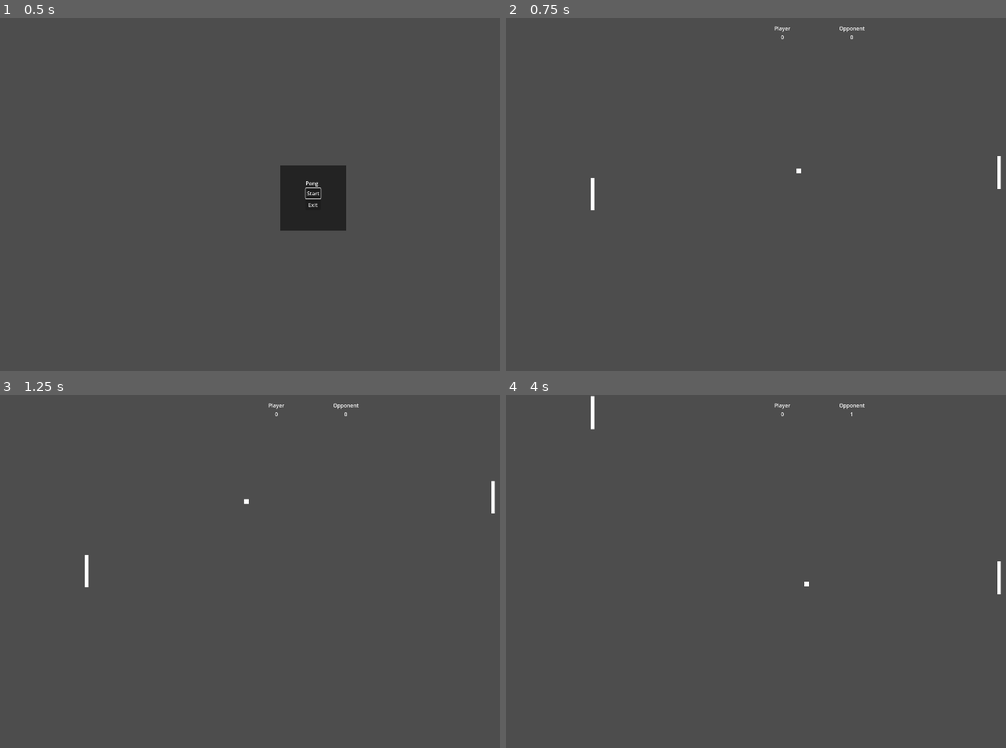
Above: before the commit, frames 1-4 (two rows, left to right).
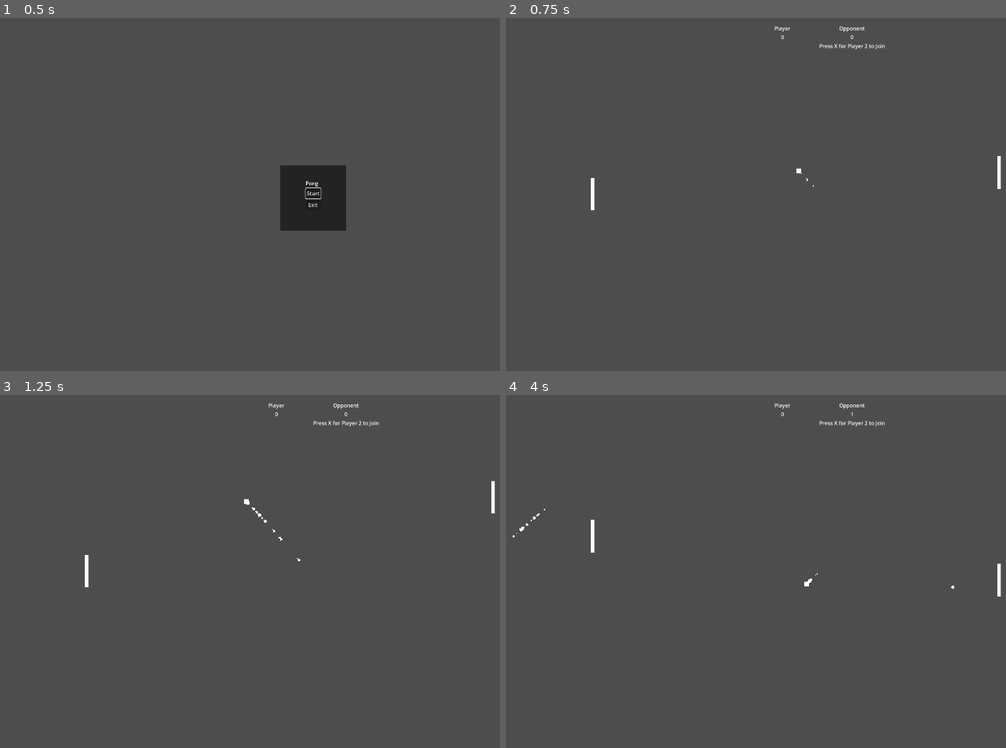
Above: after the commit, the same moments.

Repository: PenguinKilla62/gd-pong-2d
Game: Godot game, scene res://main.tscn
Two runs of this game, one before a commit and one after it. Both use one fixed random seed, a clock stepped at 60 frames per second and the inputs below.
Inputs:
- Up to frame 1 (0.5 s): no input
- Up to frame 2 (0.75 s): click "Start" at 0.5 s
- Up to frame 3 (1.25 s): no input
- Up to frame 4 (4 s): tap X at 1.25, 3.5 s; hold Up (up) 1.28-2.03 s; hold T (p2_add, bound only after the commit) 1.28-2.03 s; tap K (p2_down, bound only after the commit) at 1.55, 2.1, 3.8 s; hold Down (down) 2.03-2.78 s; tap I (p2_up, bound only after the commit) at 2.3, 2.85 s; tap Space (confirm) at 2.75, 3.6 s; hold T (p2_add, bound only after the commit) 2.78-3.53 s; hold Up (up) from 2.78 s (still down)

Frame 1 is identical in both runs. In frame 2, 0.1% of the frame differs, in the area x 59-76%, y 4-48%; in frame 3, 0.1%; in frame 4, 0.3%, in the area x 1-100%, y 0-58%.

Commit message:
add player 2, particles, and audio
- includes pause

Diff:
--- a/gd-pong-2d/ball.gd
+++ b/gd-pong-2d/ball.gd
@@ -5,8 +5,24 @@
 @export var pauseMovement = false
 var currentSpeed = speed
 
+var og_player_position = Vector2(1,1)
+var og_opponent_position = Vector2(1,1)
+
+var inputPause = false
+
+var playerOpponentBounces = 0
+
 func _ready():
 	velocity = Vector2(-200, -200).normalized() * speed
+	og_player_position = $"../Player".position
+	og_opponent_position = $"../Opponent".position
+
+func reset_positions():
+	$"../Player".position = og_player_position
+	$"../Opponent".position = og_opponent_position
+
+	position.x = 960
+	position.y = 540
 
 func set_pause_movements(isPaused):
 	$"../Player".pauseMovement = isPaused
@@ -27,11 +43,35 @@
 		set_pause_movements(true)
 		$"../CanvasLayer/GameOverControl".show()
 
+func _input(inputEvent : InputEvent):
+	if inputEvent.is_action_pressed("p2_add"):
+		$"../Opponent".isPlayer2 = !$"../Opponent".isPlayer2
+		$"../CanvasLayer/VBoxContainer/Player2Join".visible = !$"../Opponent".isPlayer2
+
+	elif inputEvent.is_action_pressed("pause"):
+		inputPause = !inputPause
+		set_pause_movements(inputPause)
+
+func playerOpponentBounce():
+	playerOpponentBounces += 1
+	var subColorVal = 255 - (playerOpponentBounces * 15)
+	if subColorVal < 0:
+		subColorVal = 0
+	$"Sprite2D".modulate = Color.from_rgba8(255, subColorVal, subColorVal, 255)
+	$"GPUParticles2D".modulate = Color.from_rgba8(255, subColorVal, subColorVal, 255)
+
+func resetColor():
+	$"Sprite2D".modulate = Color(1,1,1,1)
+	$"GPUParticles2D".modulate = Color(1,1,1,1)
+	playerOpponentBounces = 0
+
+
 func _physics_process(delta: float):
 	var collision = false
 	if pauseMovement == false:
 		collision = move_and_collide(velocity * delta)
 	if collision:
+		$"Hit".play(0.0)
 		var name : String = collision.get_collider().name
 		if name.contains("left_wall"):
 			var divideBy = currentSpeed / speed
@@ -42,8 +82,7 @@
 			labelNum += 1
 			$"../CanvasLayer/VBoxContainer/OpponentScoreLabelNum".text = str(labelNum)
 
-			position.x = 960
-			position.y = 540
+			reset_positions()
 			velocity = Vector2(200, 200).normalized() * speed
 		elif name.contains("right_wall"):
 			var divideBy = currentSpeed / speed
@@ -54,15 +93,18 @@
 			labelNum += 1
 			$"../CanvasLayer/VBoxContainer2/PlayerScoreLabelNum".text = str(labelNum)
 
-			position.x = 960
-			position.y = 540
+			reset_positions()
 			velocity = Vector2(-200, -200).normalized() * speed
-		elif name.contains("Player"):
+		elif name.contains("Player") || name.contains("Opponent"):
 			currentSpeed = currentSpeed * increaseSpeedAmount
 			velocity = velocity * increaseSpeedAmount
+			playerOpponentBounce()
 
 		if name.contains("left_wall") or name.contains("right_wall"):
 			check_game_over()
+			resetColor()
+
+
 
 
 		velocity = velocity.bounce(collision.get_normal())
--- a/gd-pong-2d/main.tscn
+++ b/gd-pong-2d/main.tscn
@@ -9,6 +9,8 @@
 [ext_resource type="Script" uid="uid://dsbgcw43vm88s" path="res://start_game_control.gd" id="4_272bh"]
 [ext_resource type="Script" uid="uid://i571iqgksv3r" path="res://start_button.gd" id="5_5vw27"]
 [ext_resource type="Script" uid="uid://bb02nk8xcxfde" path="res://opponent.gd" id="5_lquwl"]
+[ext_resource type="AudioStream" uid="uid://7iy2iaeecm6t" path="res://audio/doot.wav" id="9_efxa6"]
+[ext_resource type="AudioStream" uid="uid://bohc18nmcixwa" path="res://audio/athletic rrt.wav" id="10_4c57u"]
 
 [sub_resource type="RectangleShape2D" id="RectangleShape2D_0xm2m"]
 size = Vector2(20, 103)
@@ -16,6 +18,17 @@
 [sub_resource type="CanvasTexture" id="CanvasTexture_h2yge"]
 
 [sub_resource type="CircleShape2D" id="CircleShape2D_ig7tw"]
+
+[sub_resource type="ParticleProcessMaterial" id="ParticleProcessMaterial_kek77"]
+lifetime_randomness = 1.0
+particle_flag_disable_z = true
+inherit_velocity_ratio = 0.05
+angular_velocity_min = -49.66
+angular_velocity_max = 152.15
+gravity = Vector3(0, 98, 0)
+scale_min = 0.1
+scale_max = 10.0
+scale_over_velocity_max = 10.0
 
 [sub_resource type="RectangleShape2D" id="RectangleShape2D_7mycd"]
 size = Vector2(20, 100)
@@ -53,6 +66,10 @@
 size_flags_vertical = 8
 text = "0"
 
+[node name="Player2Join" type="Label" parent="CanvasLayer/VBoxContainer"]
+layout_mode = 2
+text = "Press X for Player 2 to Join"
+
 [node name="VBoxContainer2" type="VBoxContainer" parent="CanvasLayer"]
 anchors_preset = 5
 anchor_left = 0.5
@@ -124,6 +141,7 @@
 script = ExtResource("2_7mycd")
 
 [node name="StartGameControl" type="Control" parent="CanvasLayer"]
+visible = false
 layout_mode = 3
 anchors_preset = 8
 anchor_left = 0.5
@@ -198,6 +216,20 @@
 scale = Vector2(15, 15)
 texture = ExtResource("2_0xm2m")
 
+[node name="GPUParticles2D" type="GPUParticles2D" parent="Ball"]
+amount = 40
+texture = ExtResource("2_0xm2m")
+lifetime = 0.75
+randomness = 1.0
+fixed_fps = 60
+collision_base_size = 0.0
+process_material = SubResource("ParticleProcessMaterial_kek77")
+
+[node name="Hit" type="AudioStreamPlayer" parent="Ball"]
+stream = ExtResource("9_efxa6")
+volume_db = 2.0
+playback_type = 1
+
 [node name="Opponent" type="CharacterBody2D" parent="."]
 position = Vector2(1510, 540)
 script = ExtResource("5_lquwl")
@@ -236,6 +268,11 @@
 [node name="CollisionShape2D" type="CollisionShape2D" parent="right_wall"]
 shape = SubResource("RectangleShape2D_1bvp3")
 
+[node name="AudioStreamPlayer" type="AudioStreamPlayer" parent="."]
+stream = ExtResource("10_4c57u")
+volume_db = -20.0
+autoplay = true
+
 [connection signal="pressed" from="CanvasLayer/GameOverControl/GameOverContainer/RetryButton" to="CanvasLayer/GameOverControl/GameOverContainer/RetryButton" method="_on_pressed"]
 [connection signal="pressed" from="CanvasLayer/GameOverControl/GameOverContainer/ExitButton" to="CanvasLayer/GameOverControl/GameOverContainer/ExitButton" method="_on_pressed"]
 [connection signal="pressed" from="CanvasLayer/StartGameControl/StartVBoxContainer/StartButton" to="CanvasLayer/StartGameControl/StartVBoxContainer/StartButton" method="_on_pressed"]
--- a/gd-pong-2d/opponent.gd
+++ b/gd-pong-2d/opponent.gd
@@ -3,13 +3,17 @@
 @export var speed = 1200
 @export var pauseMovement = false
 
+@export var isPlayer2 = false
+
 func _ready():
 	velocity = velocity.normalized()
 
-func _physics_process(delta):
-	var previousVelocityX = velocity.x
+func get_input(delta):
+	var input_direction = Input.get_axis("p2_up", "p2_down")
+	velocity.y = input_direction * speed #* delta
+
+func computer_move():
 	var direction = 1
-
 	if $"../Ball".position.y > position.y:
 		direction = 1
 	elif $"../Ball".position.y < position.y:
@@ -18,6 +22,15 @@
 		direction = 0
 
 	velocity.y = direction * speed
+
+func _physics_process(delta):
+	var previousVelocityX = velocity.x
+
+	if isPlayer2:
+		get_input(delta)
+	else:
+		computer_move()
+
 	var collided = false
 	if pauseMovement == false:
 		collided = move_and_slide()
--- a/gd-pong-2d/project.godot
+++ b/gd-pong-2d/project.godot
@@ -63,6 +63,30 @@
 , Object(InputEventJoypadButton,"resource_local_to_scene":false,"resource_name":"","device":-1,"button_index":0,"pressure":0.0,"pressed":true,"script":null)
 ]
 }
+p2_up={
+"deadzone": 0.2,
+"events": [Object(InputEventKey,"resource_local_to_scene":false,"resource_name":"","device":-1,"window_id":0,"alt_pressed":false,"shift_pressed":false,"ctrl_pressed":false,"meta_pressed":false,"pressed":false,"keycode":0,"physical_keycode":73,"key_label":0,"unicode":105,"location":0,"echo":false,"script":null)
+, Object(InputEventJoypadMotion,"resource_local_to_scene":false,"resource_name":"","device":-1,"axis":3,"axis_value":-1.0,"script":null)
+]
+}
+p2_down={
+"deadzone": 0.2,
+"events": [Object(InputEventKey,"resource_local_to_scene":false,"resource_name":"","device":-1,"window_id":0,"alt_pressed":false,"shift_pressed":false,"ctrl_pressed":false,"meta_pressed":false,"pressed":false,"keycode":0,"physical_keycode":75,"key_label":0,"unicode":107,"location":0,"echo":false,"script":null)
+, Object(InputEventJoypadMotion,"resource_local_to_scene":false,"resource_name":"","device":-1,"axis":3,"axis_value":1.0,"script":null)
+]
+}
+p2_add={
+"deadzone": 0.2,
+"events": [Object(InputEventKey,"resource_local_to_scene":false,"resource_name":"","device":-1,"window_id":0,"alt_pressed":false,"shift_pressed":false,"ctrl_pressed":false,"meta_pressed":false,"pressed":false,"keycode":0,"physical_keycode":84,"key_label":0,"unicode":116,"location":0,"echo":false,"script":null)
+, Object(InputEventJoypadButton,"resource_local_to_scene":false,"resource_name":"","device":-1,"button_index":2,"pressure":0.0,"pressed":true,"script":null)
+]
+}
+pause={
+"deadzone": 0.2,
+"events": [Object(InputEventKey,"resource_local_to_scene":false,"resource_name":"","device":-1,"window_id":0,"alt_pressed":false,"shift_pressed":false,"ctrl_pressed":false,"meta_pressed":false,"pressed":false,"keycode":0,"physical_keycode":80,"key_label":0,"unicode":112,"location":0,"echo":false,"script":null)
+, Object(InputEventJoypadButton,"resource_local_to_scene":false,"resource_name":"","device":-1,"button_index":6,"pressure":0.0,"pressed":true,"script":null)
+]
+}
 
 [rendering]
 
Not shown, added: gd-pong-2d/audio/athletic rrt.wav.import
Not shown, added: gd-pong-2d/audio/doot.wav.import
Not shown: 1 places in gd-pong-2d/main.tscn that only renumber resources
Not shown, added: gd-pong-2d/audio/athletic rrt.wav
Not shown, added: gd-pong-2d/audio/doot.wav
